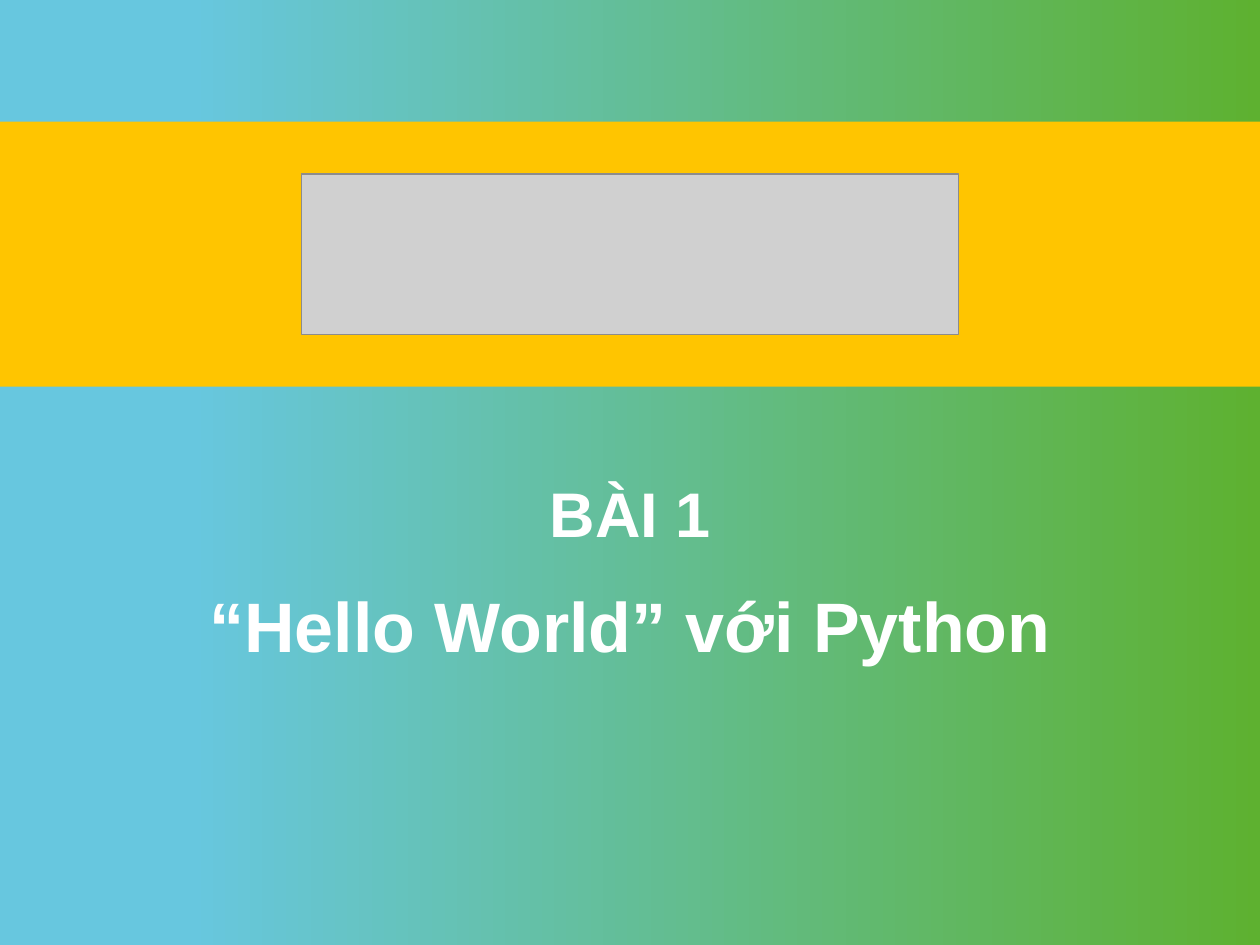
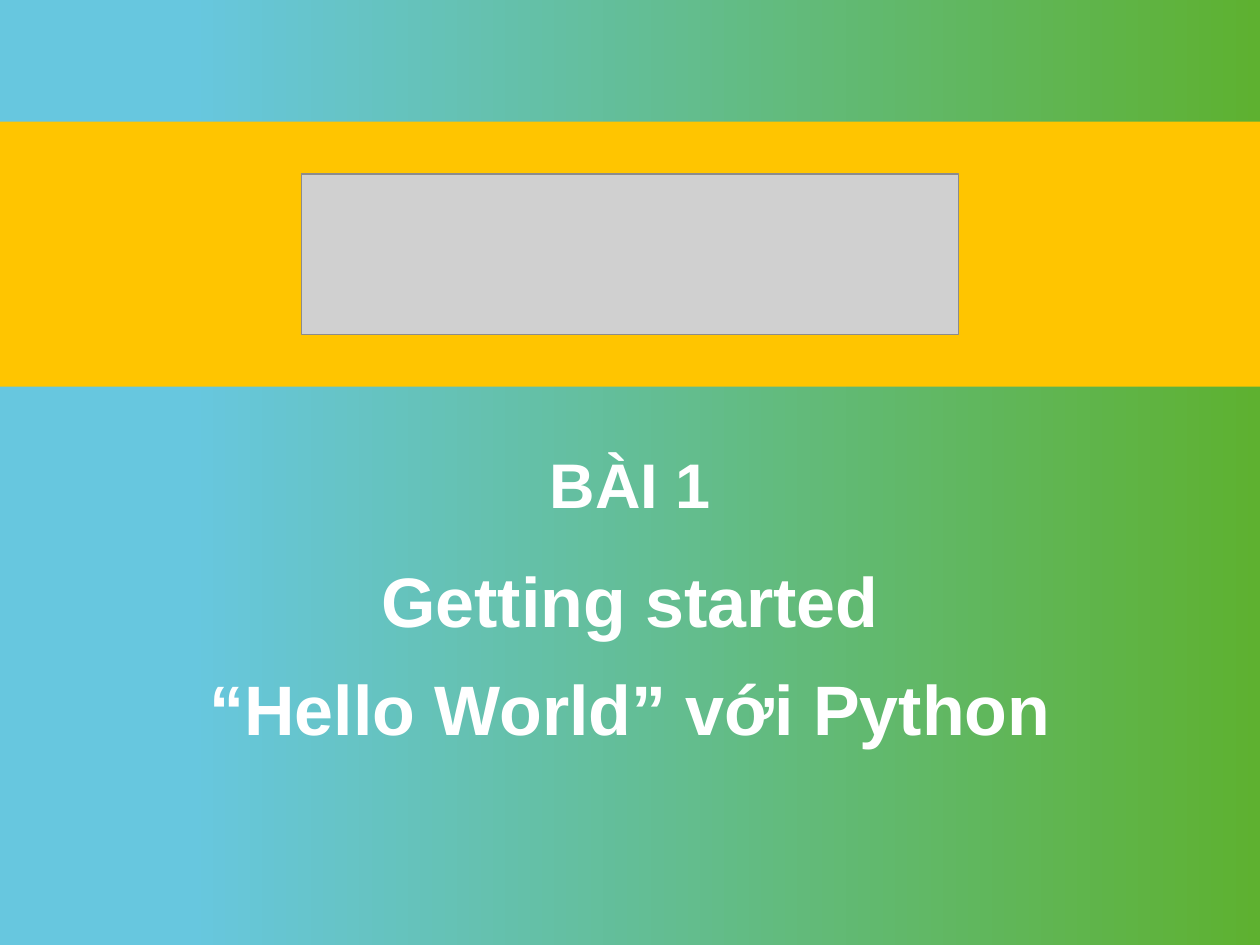
Before and after one commit to nhannn87dn/Learn-Python-Basic, a slide deck: slide 1 of 01-Lessions/Session-01-Getting-Started/Session-01-Getting-Started-Python.pptx. Drawn at 1260x945 pixels with LibreOffice and Linux fonts; fonts in the diff are those of the drawing; grey boxes stand for pictures; background and template pictures are left out. Boxes give left, top, right and bottom in pixels: in the first picture for what was removed or moved away, otherwise in the second. Text is boxed around its words. In the diff, an @@ line names an element or a change of style, - is before the commit and + after.

```diff
--- a/01-Lessions/Session-01-Getting-Started/Session-01-Getting-Started-Python.pptx
+++ b/01-Lessions/Session-01-Getting-Started/Session-01-Getting-Started-Python.pptx
@@ text "BÀI 1": place and size @@
-text "BÀI 1" at (550, 488, 710, 537)
+text "BÀI 1" at (550, 459, 710, 508)
@@ text added at (381, 576, 878, 640), 40 pt, text #FFFFFF, bold @@
+Getting started
@@ text "“Hello World” với Python": place and size @@
-text "“Hello World” với Python" at (209, 600, 1050, 665)
+text "“Hello World” với Python" at (209, 683, 1050, 748)
```
Also in this commit, not shown: 3 slides added, 12 other files.
